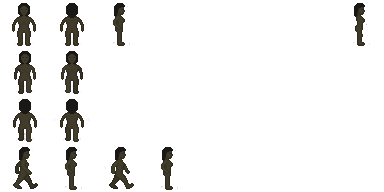
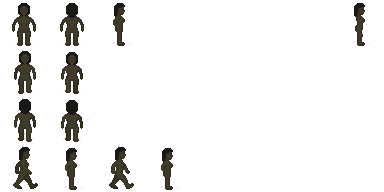
Before/after of a w=384, h=192 layered artwork. What changed in the layer stack:
painted on "kadijah.png" over box(13, 18, 176, 177)
